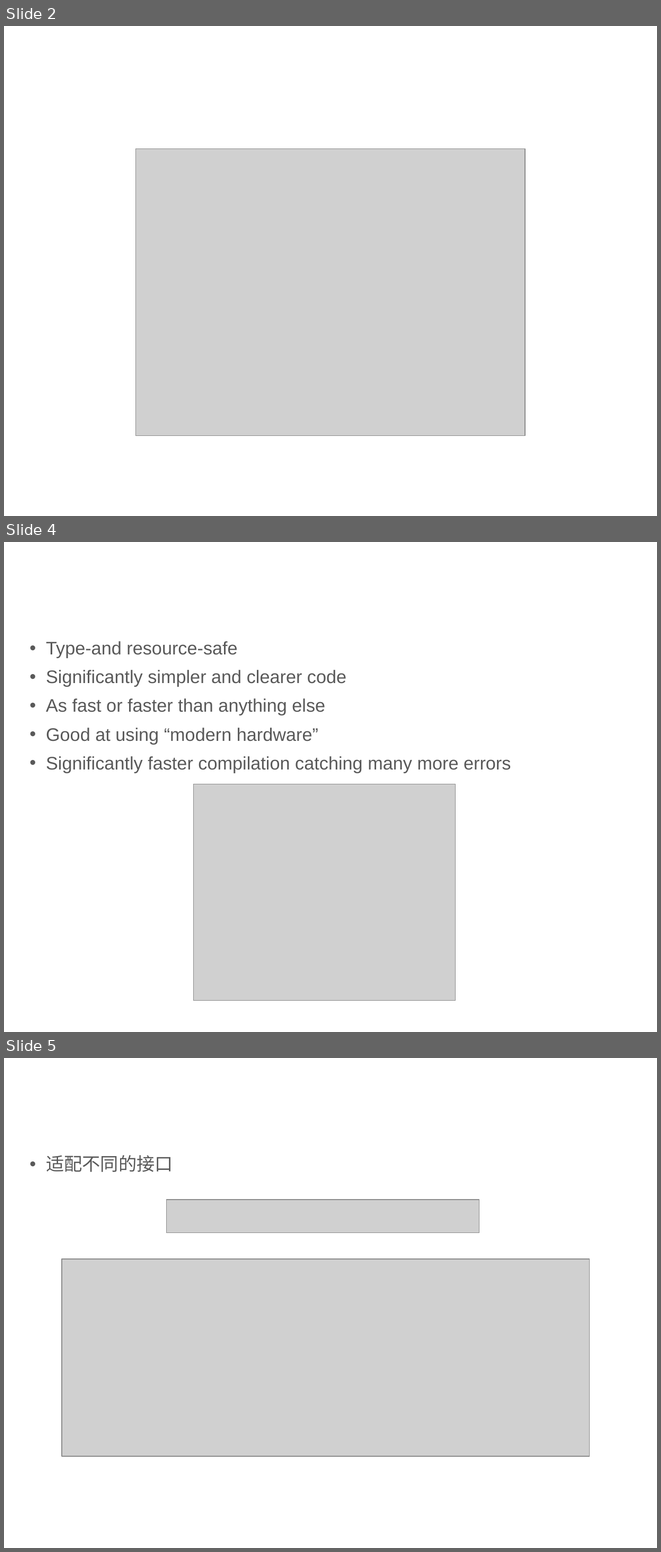
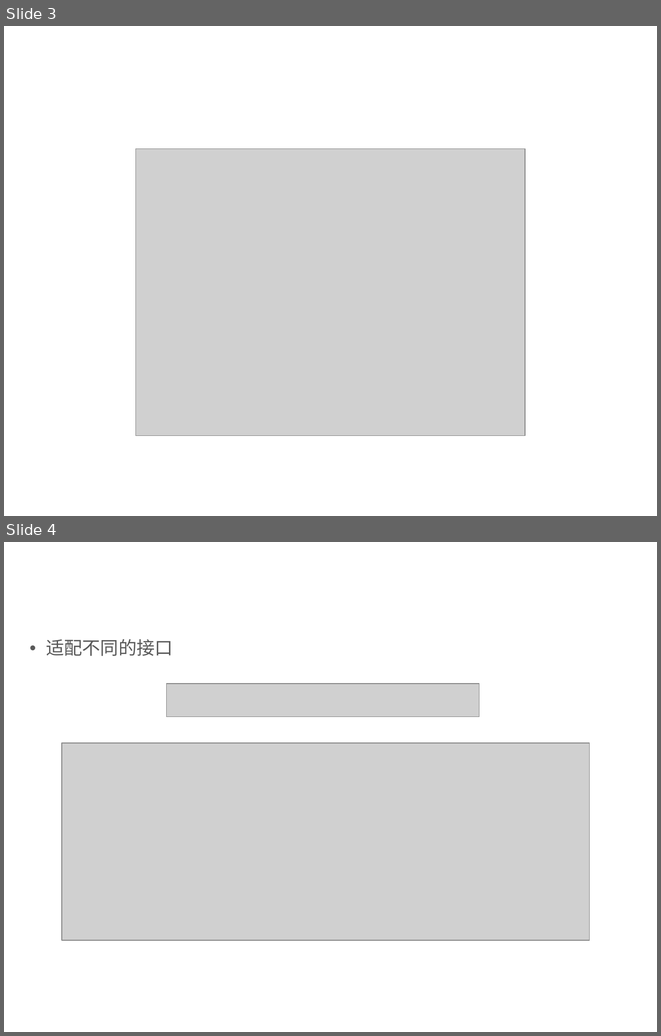
Before and after one commit to qicosmos/cppcon2017, a slide deck: CPP-Summit.pptx. Shown one above the other, each under a label of ours: slides 2, 4 and 5 before the commit, slides 3 and 4 after it; the slides between them are not shown. The pictures are 661x1552 and 661x1036 pixels, drawn with LibreOffice and Linux fonts; fonts in the diff are those of the drawing; grey boxes stand for pictures; background and template pictures are left out. Boxes give left, top, right and bottom in pixels: in the first picture for what was removed or moved away, otherwise in the second. Text is boxed around its words. In the diff, an @@ line names an element or a change of style, - is before the commit and + after.

```diff
--- a/CPP-Summit.pptx
+++ b/CPP-Summit.pptx
@@ slide 4 removed at [4,542,657,1032], background #FFFFFF @@
@@ text removed at [23,564,492,593] @@
-Future C++
@@ text removed at [46,641,511,773] @@
-• Type-and resource-safe
-• Significantly simpler and clearer code
-• As fast or faster than anything else
-• Good at using “modern hardware”
-• Significantly faster compilation catching many more errors
@@ picture removed at [193,784,455,1000] @@
@@ what was slide 2 is now slide 3 @@
@@ what was slide 5 is now slide 4 @@
```
Also in this commit, not shown: 4 slides changed.
